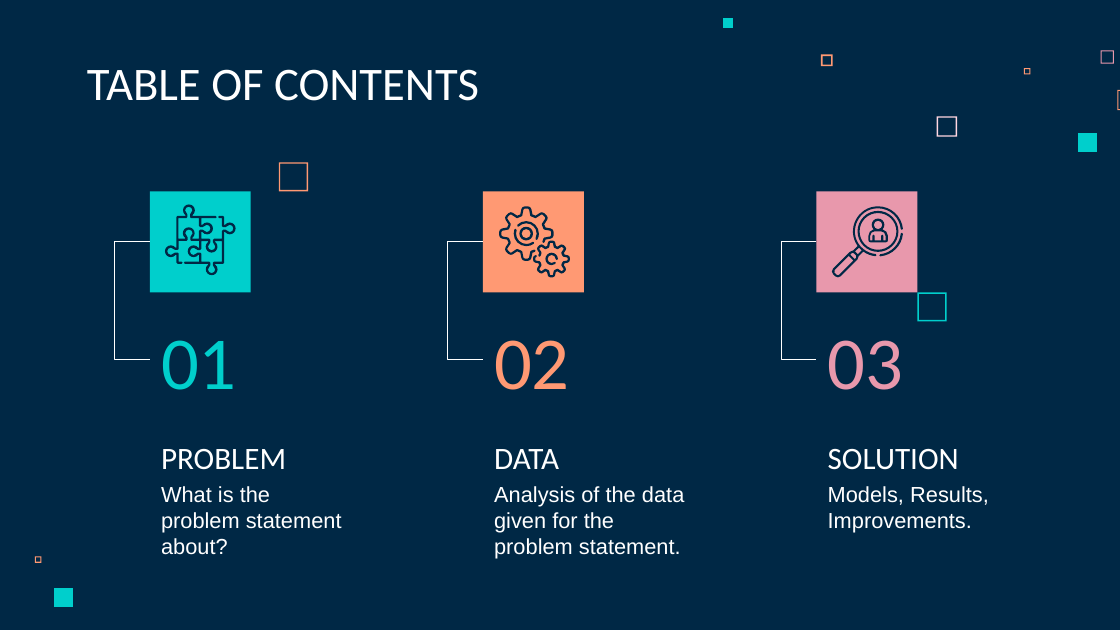
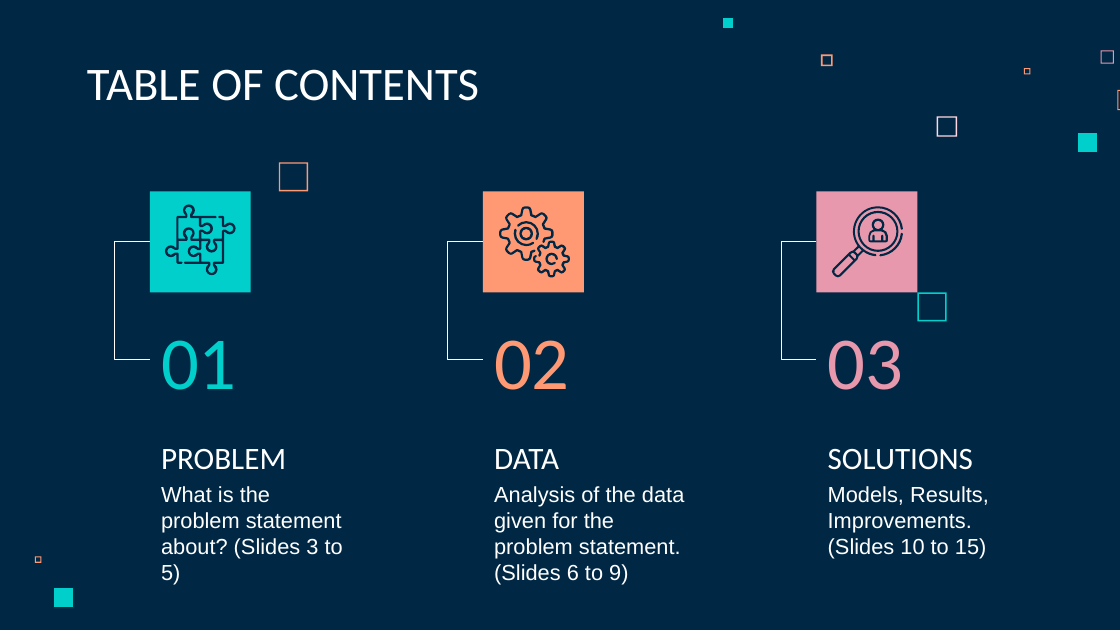
Before and after one commit to ITU-AI-ML-in-5G-Challenge/ML5G-PS-012-Xdding, a slide deck: slide 2 of ML5G-PS-012-Xdding-Presentation.pptx. Drawn at 1120x630 pixels with LibreOffice and Linux fonts; fonts in the diff are those of the drawing. Boxes give left, top, right and bottom in pixels: in the first picture for what was removed or moved away, otherwise in the second. Text is boxed around its words. In the diff, an @@ line names an element or a change of style, - is before the commit and + after.

```diff
--- a/ML5G-PS-012-Xdding-Presentation.pptx
+++ b/ML5G-PS-012-Xdding-Presentation.pptx
@@ title at box(828, 449, 973, 470): text changed @@
-SOLUTION
+SOLUTIONS
@@ subtitle at box(161, 486, 343, 585): text changed @@
-What is the problem statement about?
+What is the problem statement about? (Slides 3 to 5)
@@ subtitle at box(494, 486, 684, 585): text changed @@
-Analysis of the data given for the problem statement.
+Analysis of the data given for the problem statement. (Slides 6 to 9)
@@ subtitle at box(828, 486, 989, 559): text changed @@
-Models, Results, Improvements.
+Models, Results, Improvements. (Slides 10 to 15)
```
Also in this commit, not shown: 11 other slides changed, 3 slides added, 2 slides removed, 1 other file.
